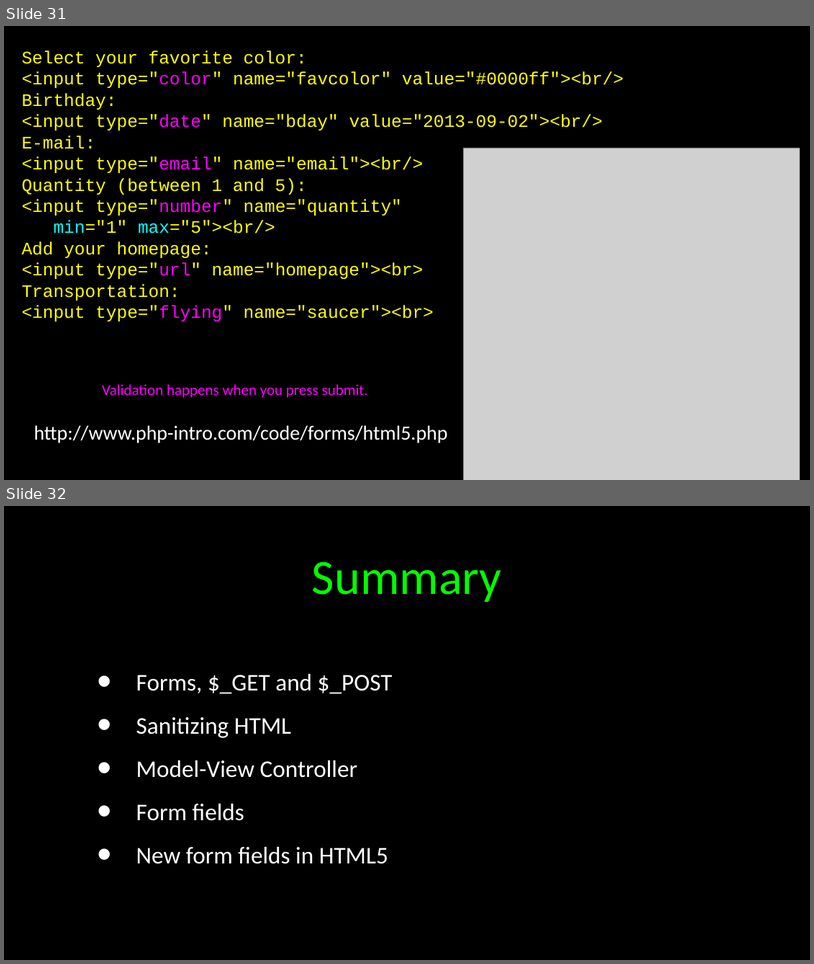
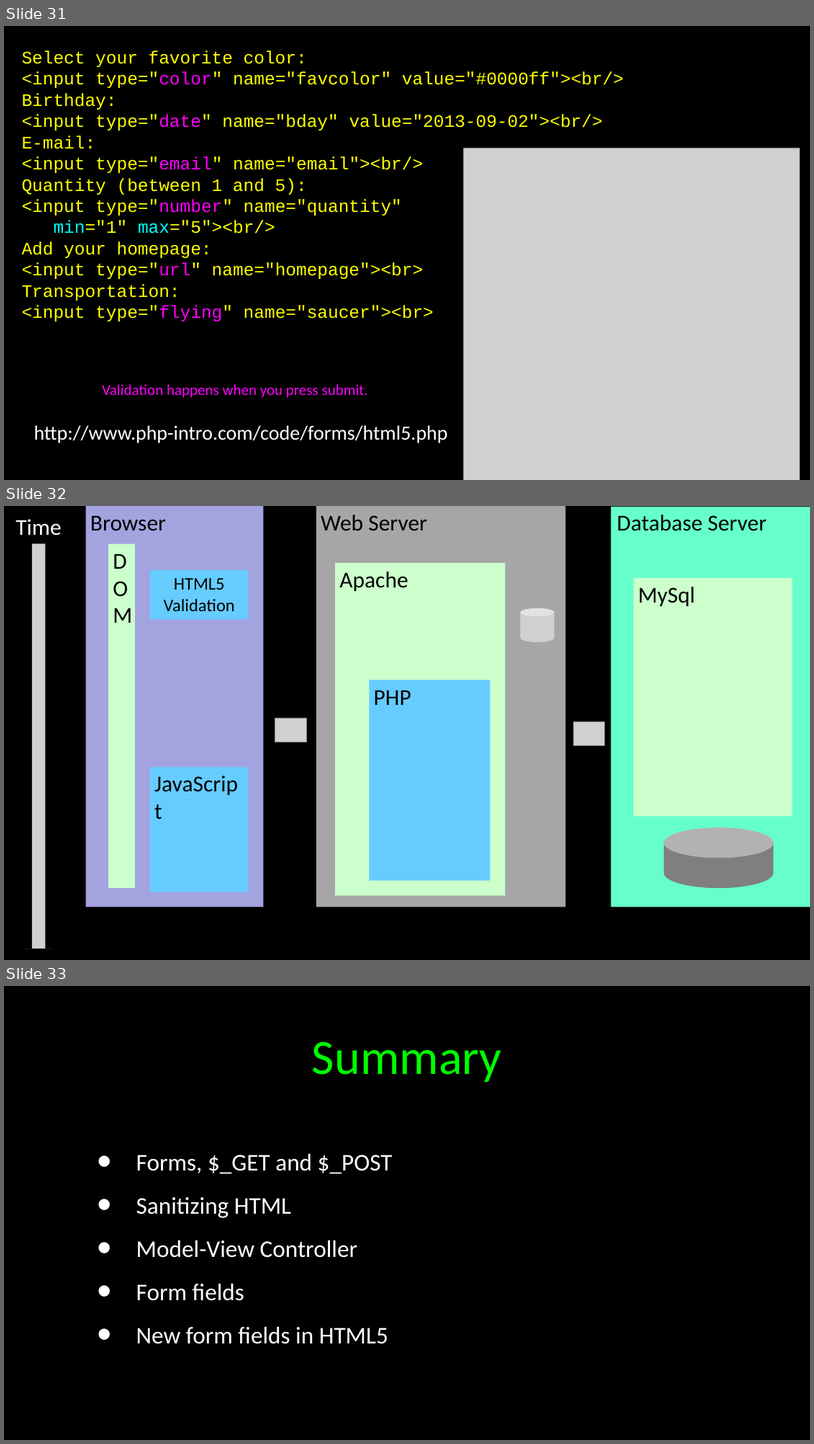
Before and after one commit to csev/wa4e, a slide deck: lectures/PHP-07-Forms.ppt. Shown one above the other, each under a label of ours: slides 31 and 32 before the commit, slides 31, 32 and 33 after it. The pictures are 814x964 and 814x1444 pixels, drawn with LibreOffice and Linux fonts; fonts in the diff are those of the drawing; grey boxes stand for pictures. Boxes give left, top, right and bottom in pixels: in the first picture for what was removed or moved away, otherwise in the second. Text is boxed around its words. In the diff, an @@ line names an element or a change of style, - is before the commit and + after.

```diff
--- a/lectures/PHP-07-Forms.ppt
+++ b/lectures/PHP-07-Forms.ppt
@@ slide 32 added at (4, 506, 810, 960), background #000000 @@
@@ text added at (16, 519, 61, 536), 36 pt, text #FFFFFF @@
+Time
@@ rectangle added at (86, 506, 264, 906), fill #A3A3E0, 36 pt, text #000000 @@
+Browser
@@ rectangle added at (316, 506, 566, 906), fill #A6A6A6, 36 pt, text #000000 @@
+Web Server
@@ rectangle added at (611, 507, 810, 906), fill #66FFCC @@
@@ text added at (617, 515, 767, 531), 36 pt, text #000000 @@
+Database Server
@@ picture added at (26, 543, 52, 948) @@
@@ rectangle added at (109, 543, 135, 888), fill #CCFFCC, 36 pt, text #000000 @@
+D
+OM
@@ rectangle added at (150, 570, 249, 619), fill #66CCFF, 28 pt, text #000000 @@
+HTML5
+Validation
@@ rectangle added at (335, 563, 506, 895), fill #CCFFCC, 36 pt, text #000000 @@
+Apache
@@ rectangle added at (634, 578, 792, 816), fill #CCFFCC, 36 pt, text #000000 @@
+MySql
@@ picture added at (520, 608, 555, 642) @@
@@ rectangle added at (370, 680, 491, 880), fill #66CCFF, 36 pt, text #000000 @@
+PHP
@@ picture added at (275, 718, 306, 742) @@
@@ picture added at (574, 721, 605, 746) @@
@@ rectangle added at (150, 767, 249, 891), fill #66CCFF, 36 pt, text #000000 @@
+JavaScript
@@ cylinder added at (664, 827, 774, 888), fill #7F7F7F @@
@@ what was slide 32 is now slide 33 @@
```
Also in this commit, not shown: 8 slides changed, 1 slide removed, 1 other file.
